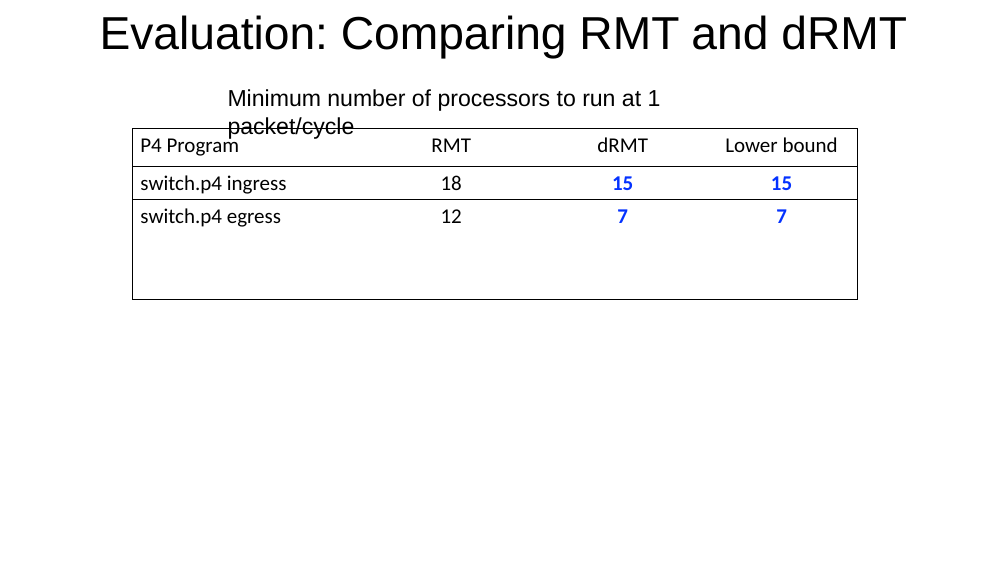
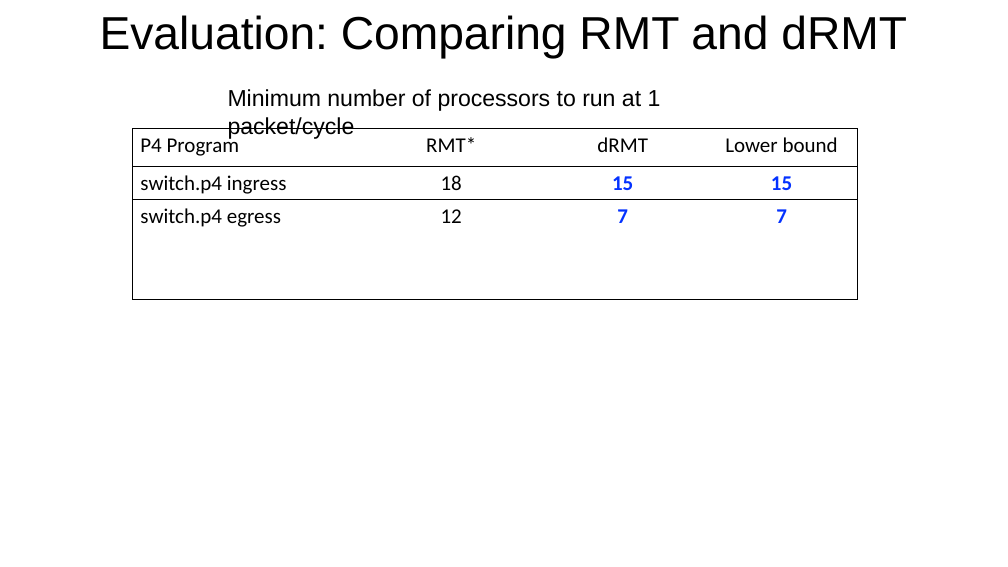
Before and after one commit to anirudhSK/drmt_talk, a slide deck: slide 26 of drmt_sigcomm.pptx. Drawn at 1008x567 pixels with LibreOffice and Linux fonts; fonts in the diff are those of the drawing. Boxes give left, top, right and bottom in pixels: in the first picture for what was removed or moved away, otherwise in the second. Text is boxed around its words. In the diff, an @@ line names an element or a change of style, - is before the commit and + after.

```diff
--- a/drmt_sigcomm.pptx
+++ b/drmt_sigcomm.pptx
@@ table at [133, 129, 858, 299] @@
-row 1, column 2: RMT
+row 1, column 2: RMT*
```
Also in this commit, not shown: 5 other slides changed, 1 slide added.
